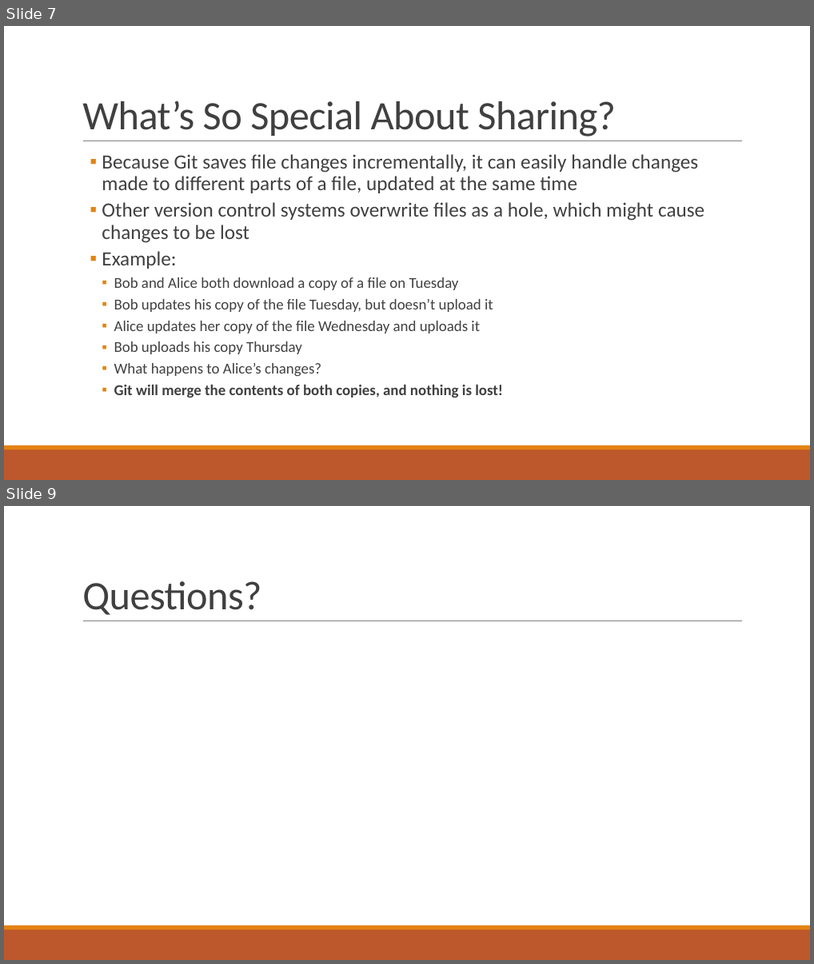
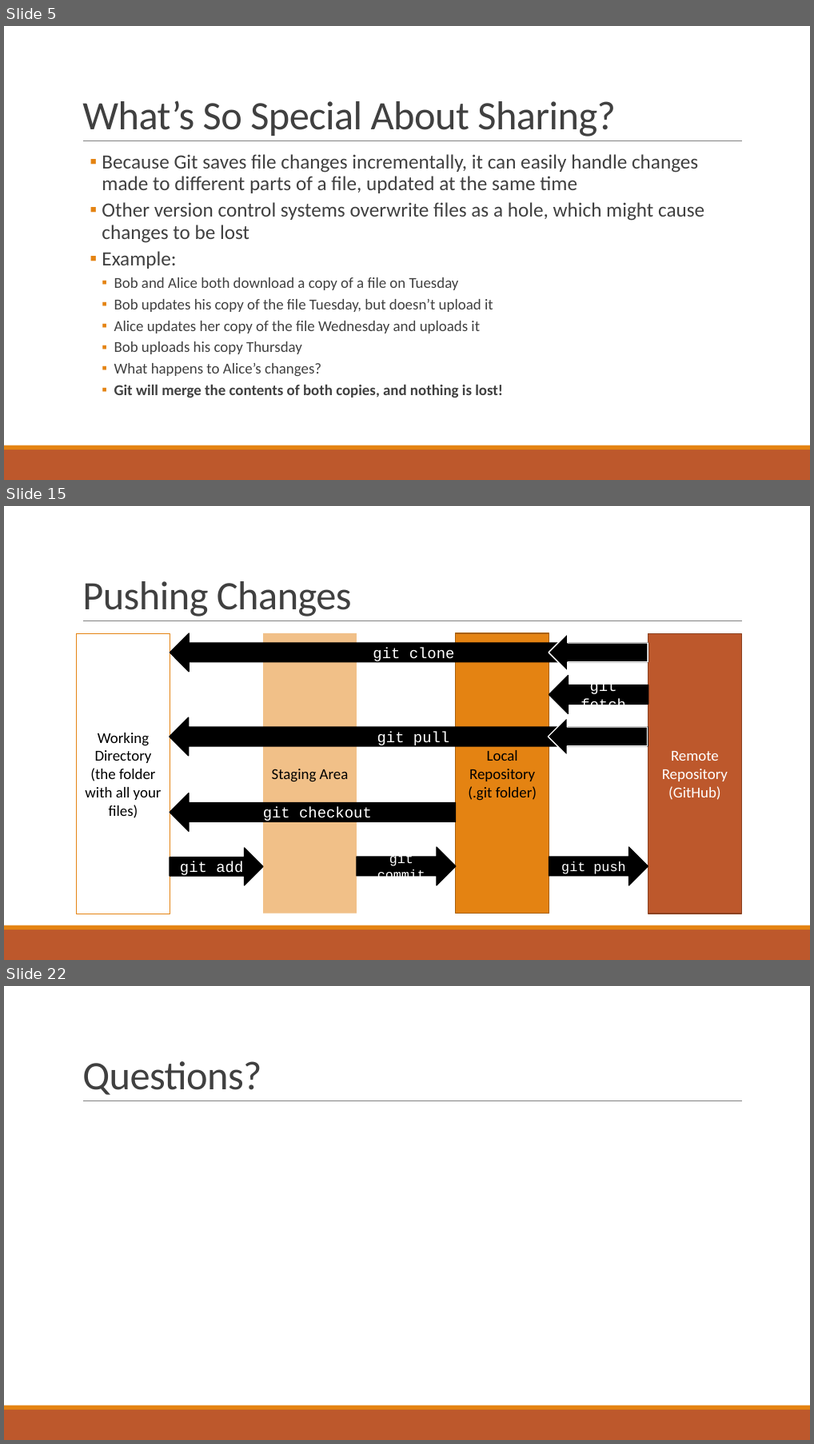
Before and after one commit to qccoders/presentations, a slide deck: QC Coders - Git Good!.pptx. Shown one above the other, each under a label of ours: slides 7 and 9 before the commit, slides 5, 15 and 22 after it; the slides between them are not shown. The pictures are 814x964 and 814x1444 pixels, drawn with LibreOffice and Linux fonts; fonts in the diff are those of the drawing. Boxes give left, top, right and bottom in pixels: in the first picture for what was removed or moved away, otherwise in the second. Text is boxed around its words. In the diff, an @@ line names an element or a change of style, - is before the commit and + after.

Commit message:
update git good

```diff
--- a/QC Coders - Git Good!.pptx
+++ b/QC Coders - Git Good!.pptx
@@ slide 15 added at <box>4,506,810,960</box>, background #FFFFFF; not listed: 3 template elements that a slide beside it also shows @@
@@ title added at <box>82,581,352,616</box>, 48 pt, text #404040 @@
+Pushing Changes
@@ rectangle added at <box>77,634,170,913</box>, outline #E48312 0.75 pt, 18 pt, text #000000 @@
+Working Directory
+(the folder with all your files)
@@ left arrow added at <box>170,633,648,671</box>, fill #000000, outline #000000 1.25 pt, 18 pt, text #FFFFFF @@
+git clone
@@ rectangle added at <box>263,633,357,912</box>, fill #E48312 at 50% opacity, 18 pt, text #000000 @@
+Staging Area
@@ rectangle added at <box>456,633,550,912</box>, fill #E48312, outline #A9610D 1.25 pt, 18 pt, text #000000 @@
+Local
+Repository
+(.git folder)
@@ left arrow added at <box>549,633,648,671</box>, fill #000000, outline #FFFFFF 1.25 pt @@
@@ rectangle added at <box>649,634,742,913</box>, fill #BD582C, outline #8C4121 1.25 pt, 18 pt, text #FFFFFF @@
+Remote Repository
+(GitHub)
@@ left arrow added at <box>550,676,649,713</box>, fill #000000, outline #000000 1.25 pt, 18 pt, text #FFFFFF @@
+git fetch
@@ left arrow added at <box>170,717,648,756</box>, fill #000000, outline #000000 1.25 pt, 18 pt, text #FFFFFF @@
+git pull
@@ left arrow added at <box>549,717,648,756</box>, fill #000000, outline #FFFFFF 1.25 pt @@
@@ left arrow added at <box>170,792,456,831</box>, fill #000000, outline #000000 1.25 pt, 18 pt, text #FFFFFF @@
+git checkout
@@ right arrow added at <box>170,848,263,885</box>, fill #000000, outline #000000 1.25 pt, 18 pt, text #FFFFFF @@
+git add
@@ right arrow added at <box>357,847,456,884</box>, fill #000000, outline #000000 1.25 pt, 16 pt, text #FFFFFF @@
+git commit
@@ right arrow added at <box>549,847,648,884</box>, fill #000000, outline #000000 1.25 pt, 16 pt, text #FFFFFF @@
+git push
@@ what was slide 7 is now slide 5 @@
@@ what was slide 9 is now slide 22 @@
```
Also in this commit, not shown: 15 other slides added, 3 slides removed.
